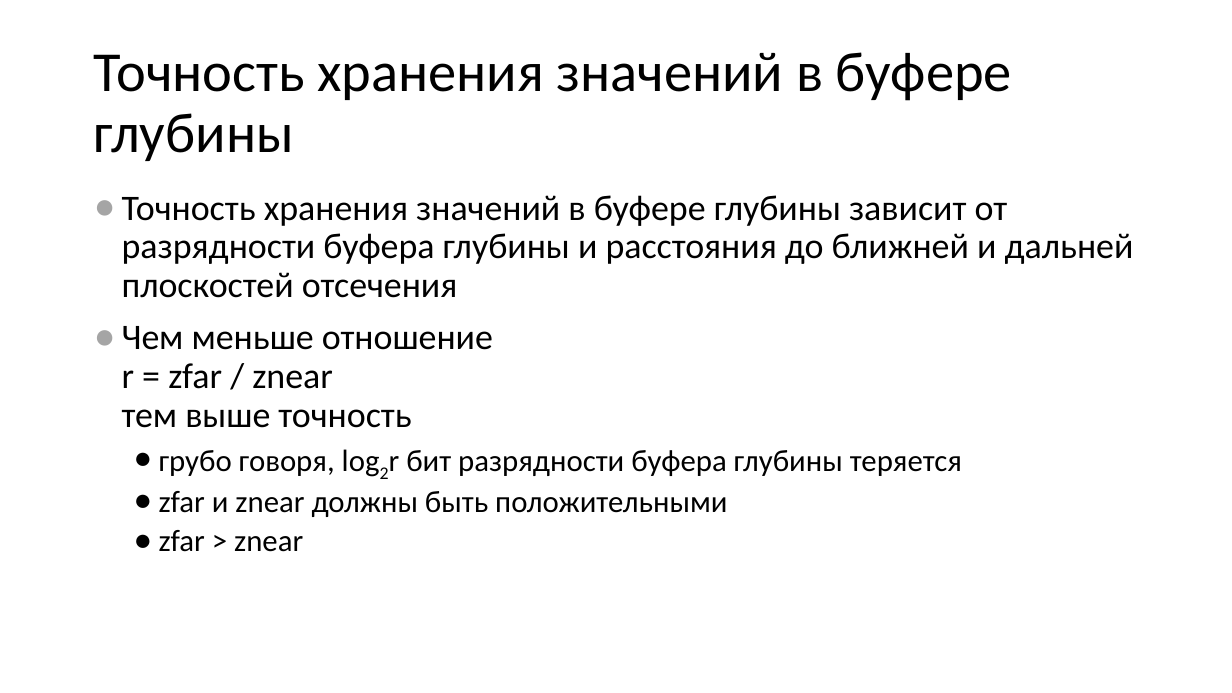
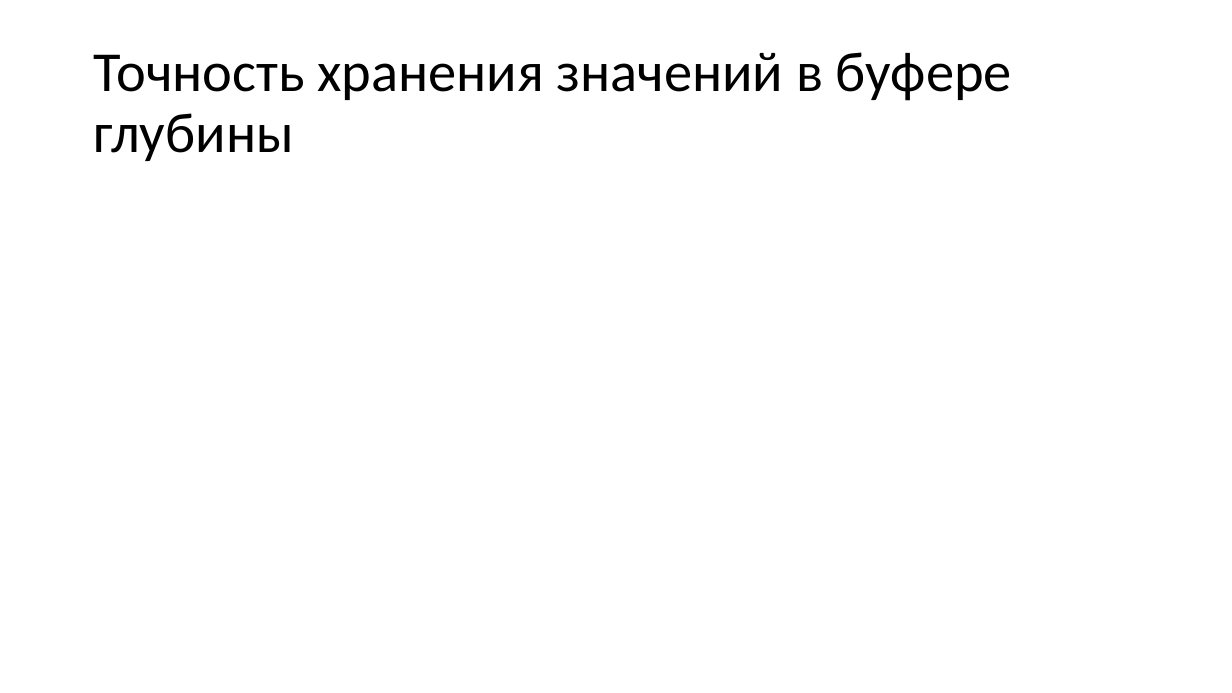
Before and after one commit to alexey-malov/cg-course, a slide deck: slide 56 of lectures/04 - Визуализация трехмерных объектов.pptx. Drawn at 1232x693 pixels with LibreOffice and Linux fonts; fonts in the diff are those of the drawing; grey boxes stand for pictures. Boxes give left, top, right and bottom in pixels: in the first picture for what was removed or moved away, otherwise in the second. Text is boxed around its words. In the diff, an @@ line names an element or a change of style, - is before the commit and + after.

```diff
--- a/lectures/04 - Визуализация трехмерных объектов.pptx
+++ b/lectures/04 - Визуализация трехмерных объектов.pptx
@@ text removed at (122,195,1134,552) @@
-● Точность хранения значений в буфере глубины зависит от разрядности буфера глубины и расстояния до ближней и дальней плоскостей отсечения
-● Чем меньше отношение
-  r = zfar / znear
-  тем выше точность
-  ● грубо говоря, log2r бит разрядности буфера глубины теряется
-  ● zfar и znear должны быть положительными
-  ● zfar > znear
```
Also in this commit, not shown: 1 other slide changed.
